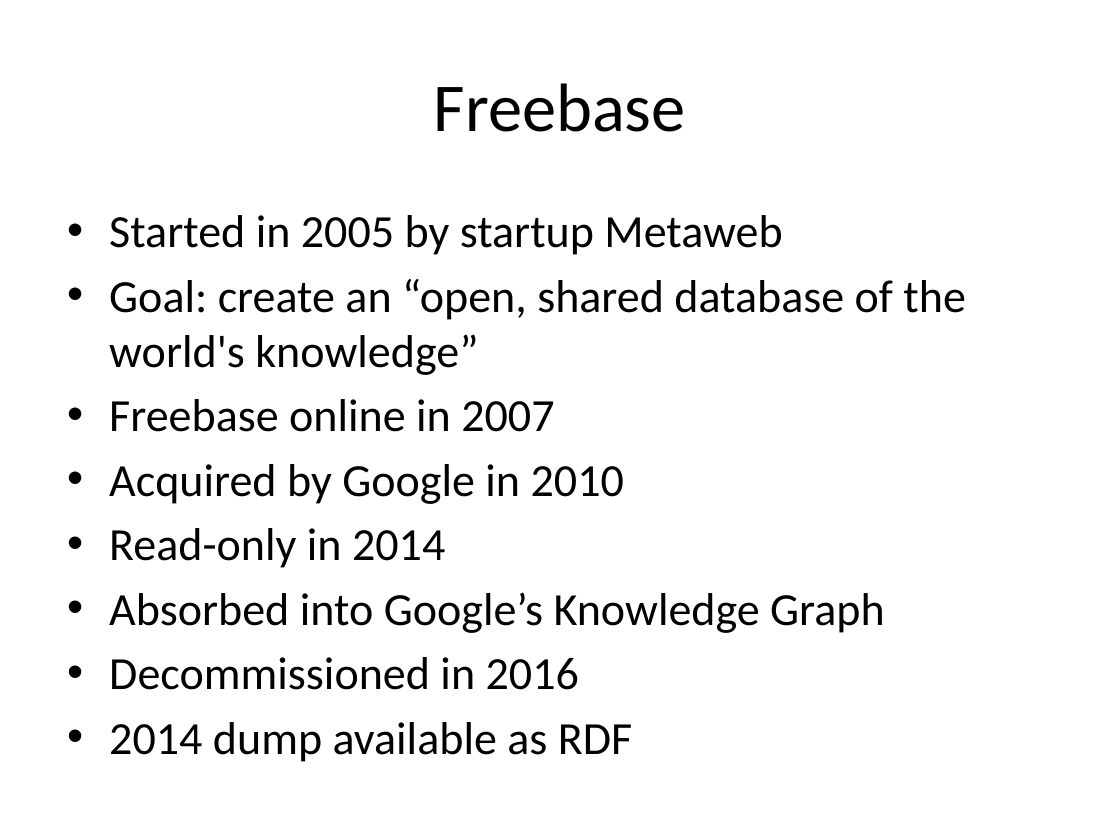
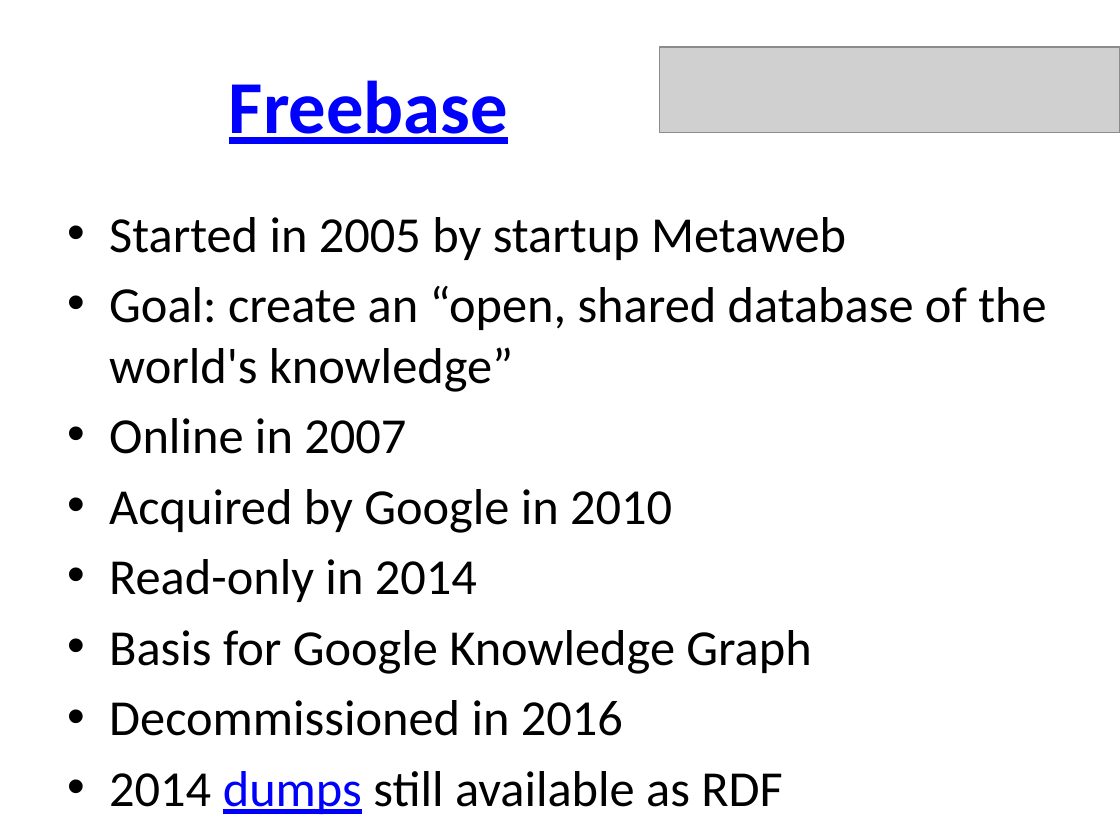
Before and after one commit to UMBC-CMSC-491-691-F19-Knowledge-Graphs/class_material, a slide deck: slide 2 of notes/24_wikidata/freebase.pptx. Drawn at 1120x840 pixels with LibreOffice and Linux fonts; fonts in the diff are those of the drawing; grey boxes stand for pictures. Boxes give left, top, right and bottom in pixels: in the first picture for what was removed or moved away, otherwise in the second. Text is boxed around its words. In the diff, an @@ line names an element or a change of style, - is before the commit and + after.

```diff
--- a/notes/24_wikidata/freebase.pptx
+++ b/notes/24_wikidata/freebase.pptx
@@ title "Freebase" at <box>229,80,508,144</box>: size 44 to 48 pt, text colour #000000 to #0000FF, bold on, underline on @@
@@ picture added at <box>660,47,1120,132</box> @@
@@ text at <box>109,217,1046,736</box>: size 29.6 to 32.4 pt in "Started in 2005 by startup Metaweb", "Goal: create an “open, shared database of ...", "Acquired by Google in 2010", "Read-only in 2014" and 1 more places @@
@@ text at <box>109,418,406,454</box>: text changed; size 29.6 to 32.4 pt @@
-• Freebase online in 2007
+• Online in 2007
@@ text at <box>109,630,811,674</box>: text changed; size 29.6 to 32.4 pt @@
-• Absorbed into Google’s Knowledge Graph
+• Basis for Google Knowledge Graph
@@ text at <box>109,771,782,814</box>: text changed; size 29.6 to 32.4 pt @@
-• 2014 dump available as RDF
+• 2014 dumps still available as RDF
```
Also in this commit, not shown: 6 other slides changed, 4 other files.
